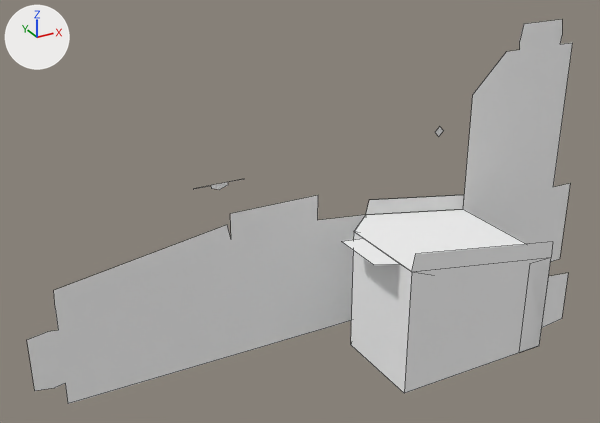
One commit to the Blender file models/blend/knight.blend: the scene before it, then after it.
Before and after are seen from a 50 mm lens placed at (-9.38, -9.69, 6.95), pointed at (-3.93, 0.22, 1.99). The lights are fixed; the arrows at upper left show +X, +Y and +Z. The first picture is the older version. Mesh edges are drawn as thin lines.

Objects in the first picture: 'Rook', 'Rook.001'.
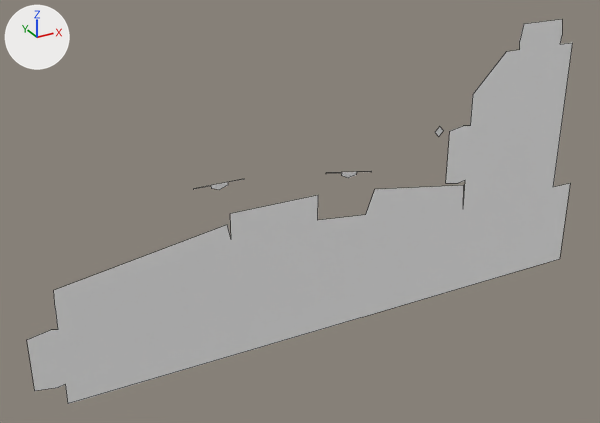
Boxes [x1, y1, x2, y2] around the edits, measured in the pictures (600 x 423 px):
'Rook.001', deleted
    before: [341, 195, 568, 393]
part 1 of me_立方体_001, added
    after: [332, 171, 372, 178]
part 2 of me_立方体_001, cut back
    both: [46, 93, 557, 388]

The change in detail:
me_立方体_001 is used by ob_rook; location (0.0, 0.0, 0.0).
Verts and faces of me_立方体_001; kept vertices keep their numbers, new ones are numbered from 92.
Before the commit, vertices of me_立方体_001: 28 (-1.0, 0.0, 1.5) at pixel (463, 209), 29 (-2.91, 0.0, 1.81) at pixel (365, 214), 30 (-2.91, 0.0, 0.0), 31 (-1.0, 0.0, 0.0), 32 (1.4, 0.0, 1.5) at pixel (570, 183).
Before the commit, vertices of me_立方体_001: 33 (1.0, 0.0, 1.5) at pixel (553, 187), 34 (1.0, 0.0, 0.0), 35 (1.4, 0.0, 0.0) at pixel (559, 258), 36 (-3.75, 0.0, 1.9) at pixel (317, 220), 37 (-3.75, 0.0, 0.0) at pixel (316, 330).
Before the commit, vertices of me_立方体_001: 38 (-5.15, 0.0, 1.9) at pixel (231, 239), 39 (-5.15, 0.0, 0.0) at pixel (235, 354), 40 (-7.65, 0.0, 1.5) at pixel (55, 308), 41 (-7.65, 0.0, 1.17) at pixel (58, 330), 42 (-7.65, 0.0, 0.34) at pixel (65, 383).
Before the commit, vertices of me_立方体_001: 43 (-7.65, 0.0, 0.0) at pixel (67, 403), 44 (-8.05, 0.0, 0.36) at pixel (34, 390), 45 (-8.05, 0.0, 1.15) at pixel (26, 339), 46 (-5.2, 0.0, 2.15) at pixel (227, 224), 47 (-7.64, 0.0, 1.76) at pixel (53, 290).
Before the commit, vertices of me_立方体_001: 48 (-3.75, 0.0, 2.3) at pixel (318, 195), 49 (-5.15, 0.0, 2.3) at pixel (230, 213), 50 (-1.0, 0.0, 1.76) at pixel (464, 194), 51 (-2.85, 0.0, 2.04) at pixel (369, 199), 52 (0.73, 0.0, 4.03) at pixel (560, 44).
Before the commit, vertices of me_立方体_001: 53 (-0.13, 0.0, 4.03) at pixel (519, 49), 54 (-0.4, 0.0, 4.03) at pixel (506, 51), 55 (-1.0, 0.0, 3.43) at pixel (472, 94), 56 (1.0, 0.0, 4.03) at pixel (572, 42), 57 (0.7, 0.0, 4.43) at pixel (562, 19).
Before the commit, vertices of me_立方体_001: 58 (-0.1, 0.0, 4.43) at pixel (523, 24), 88 (-7.79, 0.0, 1.19) at pixel (47, 331), 89 (-7.79, 0.0, 0.32) at pixel (54, 387), 90 (0.75, 0.0, 4.17) at pixel (562, 35), 91 (-0.15, 0.0, 4.17) at pixel (519, 41).
me_立方体_001 had 92 vertices, 4 faces, 13 loose edges and spanned x -8.05..1.4, y 0.0..2.0, z 0.0..4.43.
me_立方体_001 now has 113 vertices, 5 faces, 14 loose edges and spans x -8.05..1.4, y 0.0..2.0, z 0.0..4.43.
me_立方体_001 part 1: the loose piece of 13 vertices spanning x -4.9..-4.0, y 2.0, z 1.81..1.91 is copied, and the copy is turned 9.1 degrees about the y axis through its middle and scaled by 1.08, then moved by (2.49, 0.0, -0.26); it spans x -2.44..-1.48, y 2.0, z 1.55..1.73.
Part 2, on me_立方体_001:
Faces deleted: (28, 50, 51, 29, 36, 48, 49, 38, 46, 47, 40, 41, 88, 45, 44, 89, 42, 43, 39, 37, 30, 31, 34, 35, 32, 33, 56, 52, 90, 57, 58, 91, 53, 54, 55).
Vertex 41 moves to (-7.65, 0.0, 1.18), pixel (57, 329).
Vertex 42 moves to (-7.65, 0.0, 0.33), pixel (65, 384).
Vertex 50 moves to (-1.03, 0.0, 1.93), pixel (463, 185).
Vertex 51 moves to (-2.76, 0.0, 2.19), pixel (374, 189).
Vertex 88 moves to (-7.74, 0.0, 1.2), pixel (50, 329).
Vertex 89 moves to (-7.74, 0.0, 0.31), pixel (58, 387).
New vertex 92 is at (-1.0, 0.0, 2.01), pixel (465, 180).
New vertex 93 is at (-1.4, 0.0, 2.03), pixel (445, 183).
New vertex 94 is at (-1.0, 0.0, 2.93), pixel (470, 125).
New vertex 95 is at (-1.4, 0.0, 2.9), pixel (449, 131).
New vertex 96 is at (-1.14, 0.0, 2.95), pixel (463, 125).
New vertex 97 is at (-1.14, 0.0, 1.98), pixel (458, 183).
New vertex 98 is at (-1.0, 1.0, 2.01).
New vertex 99 is at (-1.0, 1.0, 2.93).
New loose edges: (98, 99).
New faces: (28, 50, 51, 29, 36, 48, 49, 38, 46, 47, 40, 41, 88, 45, 44, 89, 42, 43, 39, 37, 30, 31, 34, 35, 32, 33, 56, 52, 90, 57, 58, 91, 53, 54, 55, 94, 96, 95, 93, 97, 92).
Object 'Rook.001' (ob_rook_001) is deleted.
